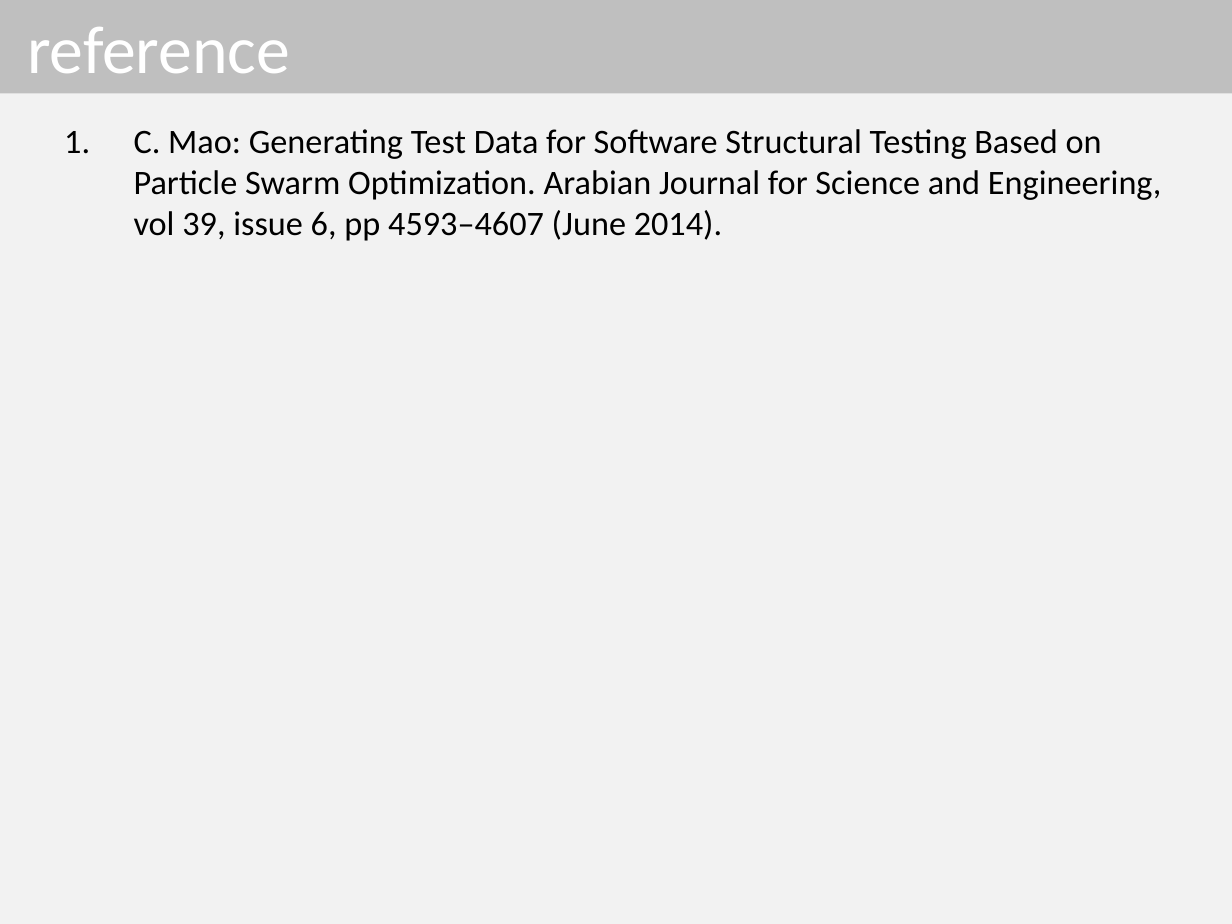
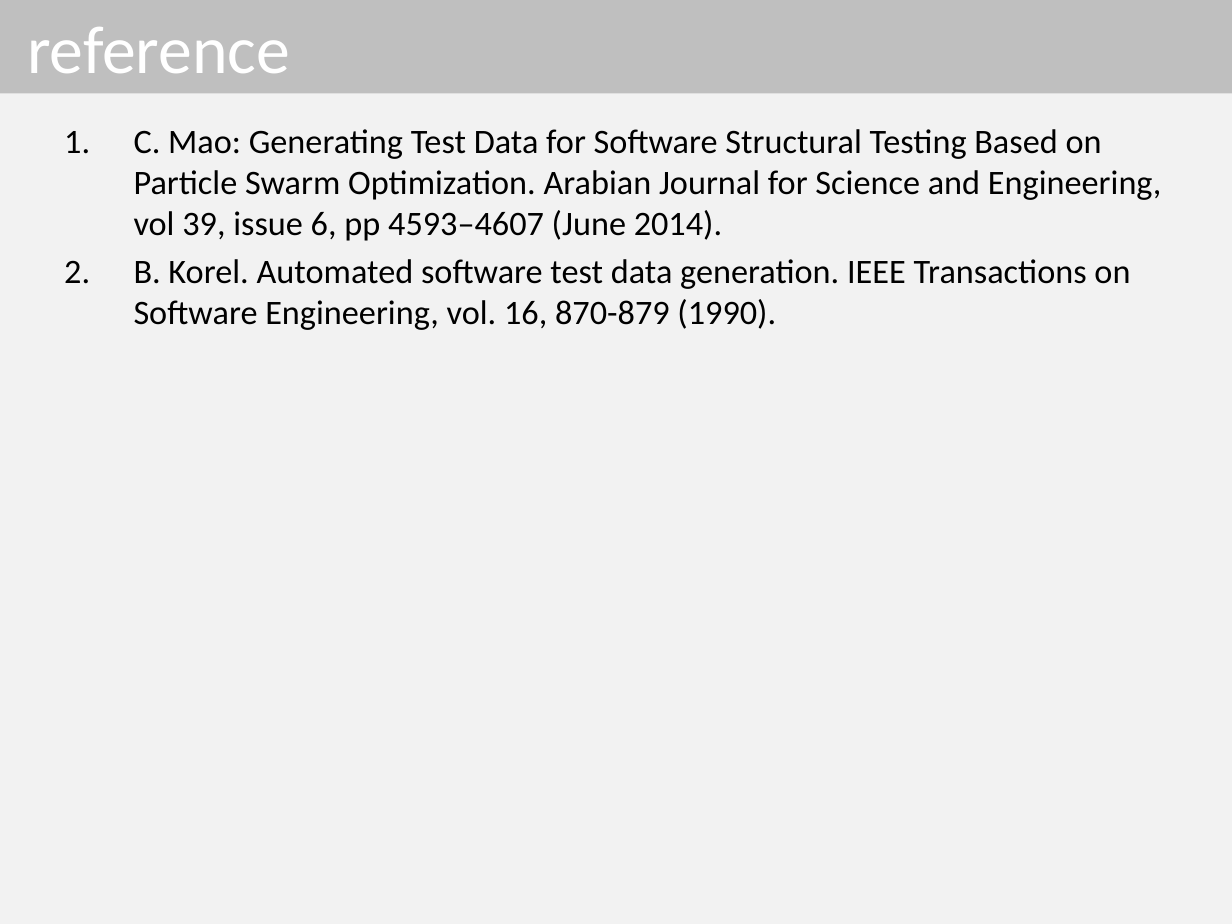
Before and after one commit to dinhngocthi/GAsource, a slide deck: slide 16 of CFT4CUnitSrc/src/report/PPSO_Presentation.pptx (slide 8 before the commit). Drawn at 1232x924 pixels with LibreOffice and Linux fonts; fonts in the diff are those of the drawing. Boxes give left, top, right and bottom in pixels: in the first picture for what was removed or moved away, otherwise in the second. Text is boxed around its words. In the diff, an @@ line names an element or a change of style, - is before the commit and + after.

```diff
--- a/CFT4CUnitSrc/src/report/PPSO_Presentation.pptx
+++ b/CFT4CUnitSrc/src/report/PPSO_Presentation.pptx
@@ text at bbox=[134, 259, 1130, 330]: paragraph added @@
+2. B. Korel. Automated software test data generation. IEEE Transactions on Software Engineering, vol. 16, 870-879 (1990).
```
Also in this commit, not shown: 1 other slide changed, 8 slides added, 1 other file.
